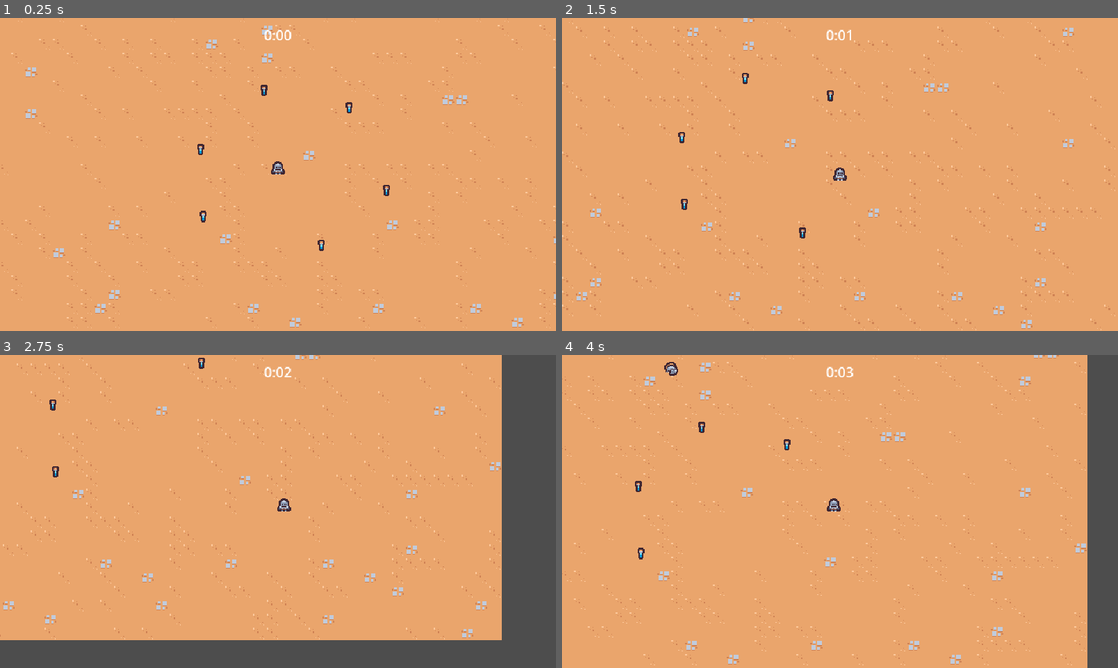
Above: before the commit, frames 1-4 (two rows, left to right).
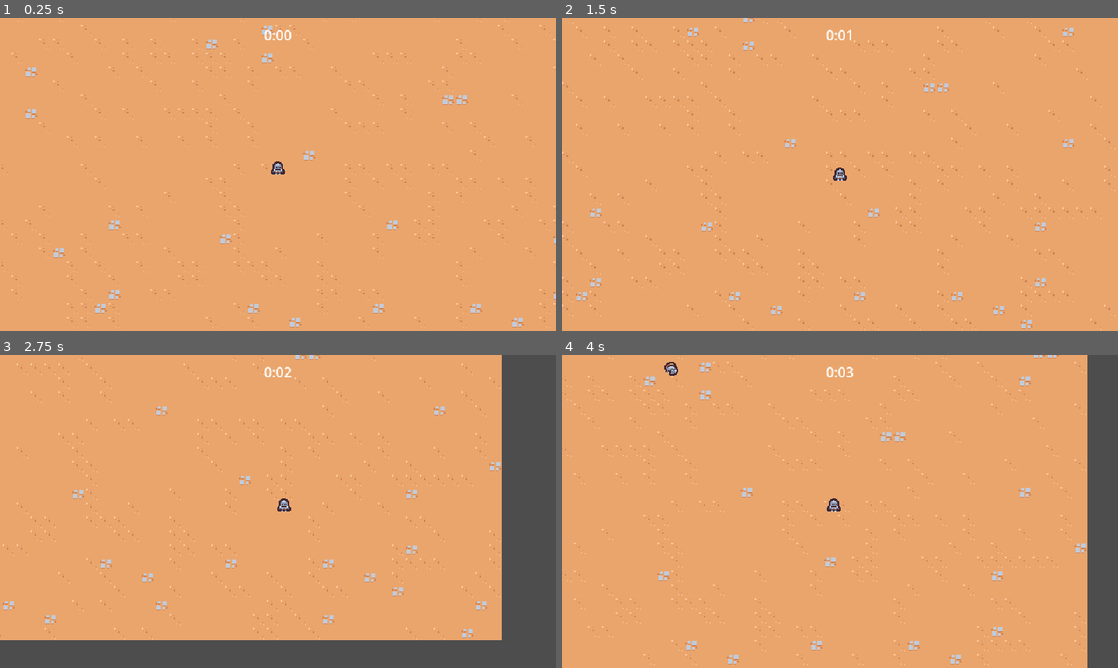
Above: after the commit, the same moments.

Repository: bartoszcholewa/2d-survivors-course
Game: Godot game, scene res://scenes/main/main.tscn
Two runs of this game, one before a commit and one after it. Both use one fixed random seed, a clock stepped at 60 frames per second and the inputs below.
Inputs:
- Up to frame 1 (0.25 s): no input
- Up to frame 2 (1.5 s): tap Enter at 0.5 s; hold D (move_right) 0.53-1.28 s; hold S (move_down) from 1.28 s (still down)
- Up to frame 3 (2.75 s): release S (move_down) at 2.03 s; hold D (move_right) from 2.03 s (still down)
- Up to frame 4 (4 s): release D (move_right) at 2.78 s; hold W (move_up) 2.78-3.53 s; hold A (move_left) from 3.53 s (still down)

The runs differ from the first frame. In frame 1, 0.2% of the frame differs, in the area x 35-71%, y 21-75%; in frame 2, 0.2%; in frame 3, 0.1%; in frame 4, 0.1%.

Commit message:
Lesson 18 - Health Component

Diff:
--- /dev/null
+++ b/scenes/component/health_component.gd
@@ -0,0 +1,23 @@
+extends Node
+class_name HealthComponent
+
+signal died
+
+@export var max_health: float = 10
+var current_health: float
+
+func _ready() -> void:
+	current_health = max_health
+
+func damage(amount: float):
+	current_health = max(current_health - amount, 0)
+
+	# Fix for:
+	# vial_drop_component.gd:20 @ on_died(): Can't change this state while flushing queries. Use call_deferred() or set_deferred() to change monitoring state instead.
+	Callable(check_death).call_deferred()
+
+
+func check_death():
+	if current_health == 0:
+		died.emit()
+		owner.queue_free()
--- /dev/null
+++ b/scenes/component/health_component.tscn
@@ -0,0 +1,6 @@
+[gd_scene load_steps=2 format=3 uid="uid://c7mveug1a8km4"]
+
+[ext_resource type="Script" uid="uid://ces17v66hxcoc" path="res://scenes/component/health_component.gd" id="1_sa7ac"]
+
+[node name="HealthComponent" type="Node"]
+script = ExtResource("1_sa7ac")
--- /dev/null
+++ b/scenes/component/vial_drop_component.gd
@@ -0,0 +1,25 @@
+extends Node
+
+@export_range(0, 1) var drop_percent: float = 0.5
+@export var health_component: Node
+@export var vial_scene: PackedScene
+
+
+func _ready() -> void:
+	(health_component as HealthComponent).died.connect(on_died)
+
+
+func on_died():
+	if randf() > drop_percent:
+		return
+
+	if vial_scene == null:
+		return
+
+	if not owner is Node2D:
+		return
+
+	var spawn_position = (owner as Node2D).global_position
+	var vial_instance = vial_scene.instantiate() as Node2D
+	owner.get_parent().add_child(vial_instance)
+	vial_instance.global_position = spawn_position
--- /dev/null
+++ b/scenes/component/vial_drop_component.tscn
@@ -0,0 +1,8 @@
+[gd_scene load_steps=3 format=3 uid="uid://c2bhkf87ia4tb"]
+
+[ext_resource type="Script" uid="uid://c8jsnxd58uu6t" path="res://scenes/component/vial_drop_component.gd" id="1_l1ouf"]
+[ext_resource type="PackedScene" uid="uid://881xbjng3n8i" path="res://scenes/game_object/experience_vial/experience_vial.tscn" id="2_txokj"]
+
+[node name="VialDropComponent" type="Node"]
+script = ExtResource("1_l1ouf")
+vial_scene = ExtResource("2_txokj")
--- a/scenes/game_object/basic_enemy/basic_enemy.gd
+++ b/scenes/game_object/basic_enemy/basic_enemy.gd
@@ -1,6 +1,8 @@
 extends CharacterBody2D
 
 const MAX_SPEED = 40
+
+@onready var health_component: HealthComponent = $HealthComponent
 
 # Called when the node enters the scene tree for the first time.
 func _ready() -> void:
@@ -22,4 +24,4 @@
 
 
 func on_area_entered(other_area: Area2D):
-	queue_free()
+	health_component.damage(100)
--- a/scenes/game_object/basic_enemy/basic_enemy.tscn
+++ b/scenes/game_object/basic_enemy/basic_enemy.tscn
@@ -1,7 +1,9 @@
-[gd_scene load_steps=5 format=3 uid="uid://dobx3f47kupwe"]
+[gd_scene load_steps=7 format=3 uid="uid://dobx3f47kupwe"]
 
 [ext_resource type="Script" uid="uid://cqtm77f1n2rxp" path="res://scenes/game_object/basic_enemy/basic_enemy.gd" id="1_gxg7h"]
+[ext_resource type="PackedScene" uid="uid://c7mveug1a8km4" path="res://scenes/component/health_component.tscn" id="2_isd1k"]
 [ext_resource type="Texture2D" uid="uid://colv4gng1bkex" path="res://scenes/game_object/basic_enemy/basic_enemy.png" id="2_xrbw7"]
+[ext_resource type="PackedScene" uid="uid://c2bhkf87ia4tb" path="res://scenes/component/vial_drop_component.tscn" id="3_pcrk2"]
 
 [sub_resource type="CircleShape2D" id="CircleShape2D_gxg7h"]
 radius = 12.0
@@ -14,6 +16,11 @@
 collision_mask = 9
 motion_mode = 1
 script = ExtResource("1_gxg7h")
+
+[node name="HealthComponent" parent="." instance=ExtResource("2_isd1k")]
+
+[node name="VialDropComponent" parent="." node_paths=PackedStringArray("health_component") instance=ExtResource("3_pcrk2")]
+health_component = NodePath("../HealthComponent")
 
 [node name="Hitbox" type="Area2D" parent="."]
 collision_layer = 0
--- a/scenes/main/main.tscn
+++ b/scenes/main/main.tscn
@@ -7,7 +7,6 @@
 [ext_resource type="PackedScene" uid="uid://c8x14o65pptgj" path="res://scenes/manager/enemy_manager.tscn" id="1_l3cfh"]
 [ext_resource type="PackedScene" uid="uid://bs7aya0wlq53n" path="res://scenes/manager/arena_time_manager.tscn" id="2_ow5a4"]
 [ext_resource type="PackedScene" uid="uid://s47cg22f5pwx" path="res://scenes/manager/experience_manager.tscn" id="4_yyfjg"]
-[ext_resource type="PackedScene" uid="uid://881xbjng3n8i" path="res://scenes/game_object/experience_vial/experience_vial.tscn" id="7_hujxm"]
 
 [node name="Main" type="Node"]
 
@@ -29,21 +28,3 @@
 
 [node name="Player" parent="." instance=ExtResource("1_hyk8p")]
 position = Vector2(308, 190)
-
-[node name="ExperienceVial" parent="." instance=ExtResource("7_hujxm")]
-position = Vector2(222, 238)
-
-[node name="ExperienceVial2" parent="." instance=ExtResource("7_hujxm")]
-position = Vector2(219, 161)
-
-[node name="ExperienceVial3" parent="." instance=ExtResource("7_hujxm")]
-position = Vector2(292, 93)
-
-[node name="ExperienceVial4" parent="." instance=ExtResource("7_hujxm")]
-position = Vector2(390, 113)
-
-[node name="ExperienceVial5" parent="." instance=ExtResource("7_hujxm")]
-position = Vector2(433, 208)
-
-[node name="ExperienceVial6" parent="." instance=ExtResource("7_hujxm")]
-position = Vector2(358, 271)
Not shown, added: scenes/component/health_component.gd.uid
Not shown, added: scenes/component/vial_drop_component.gd.uid
Not shown: 1 places in scenes/main/main.tscn that only renumber resources
